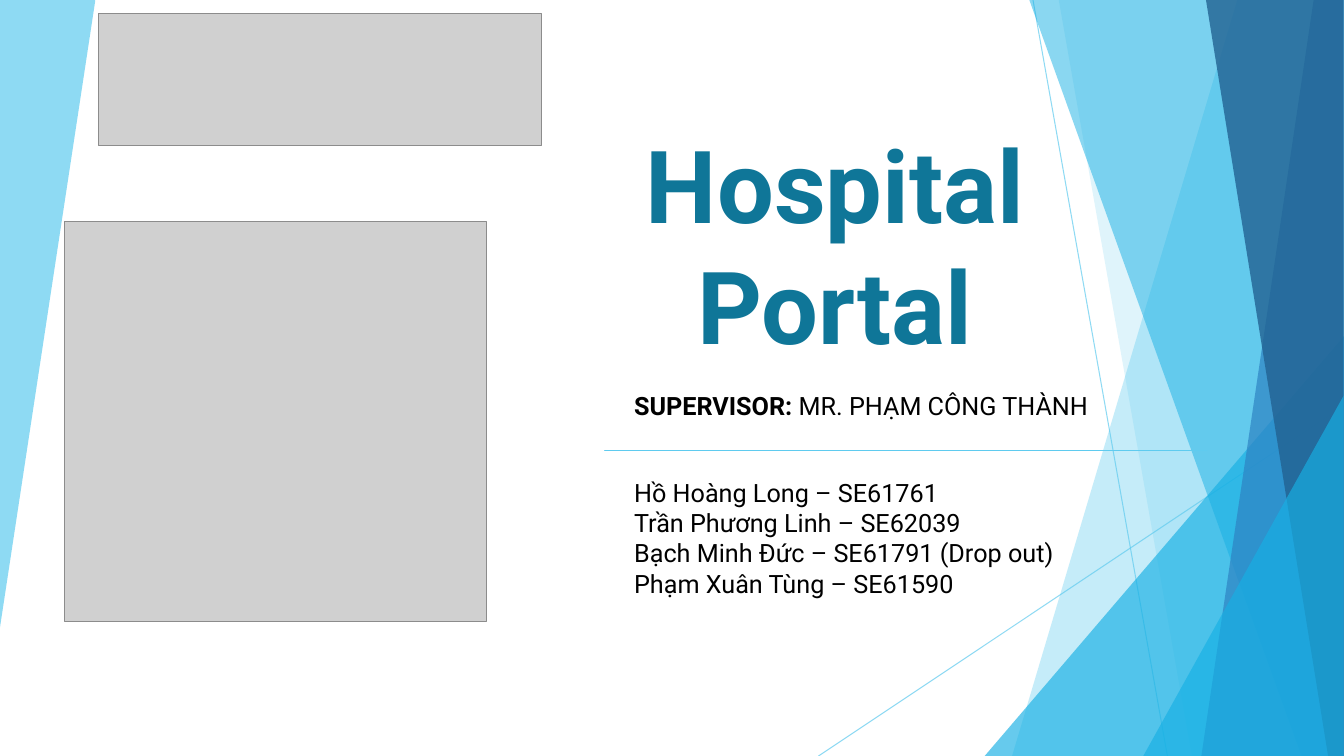
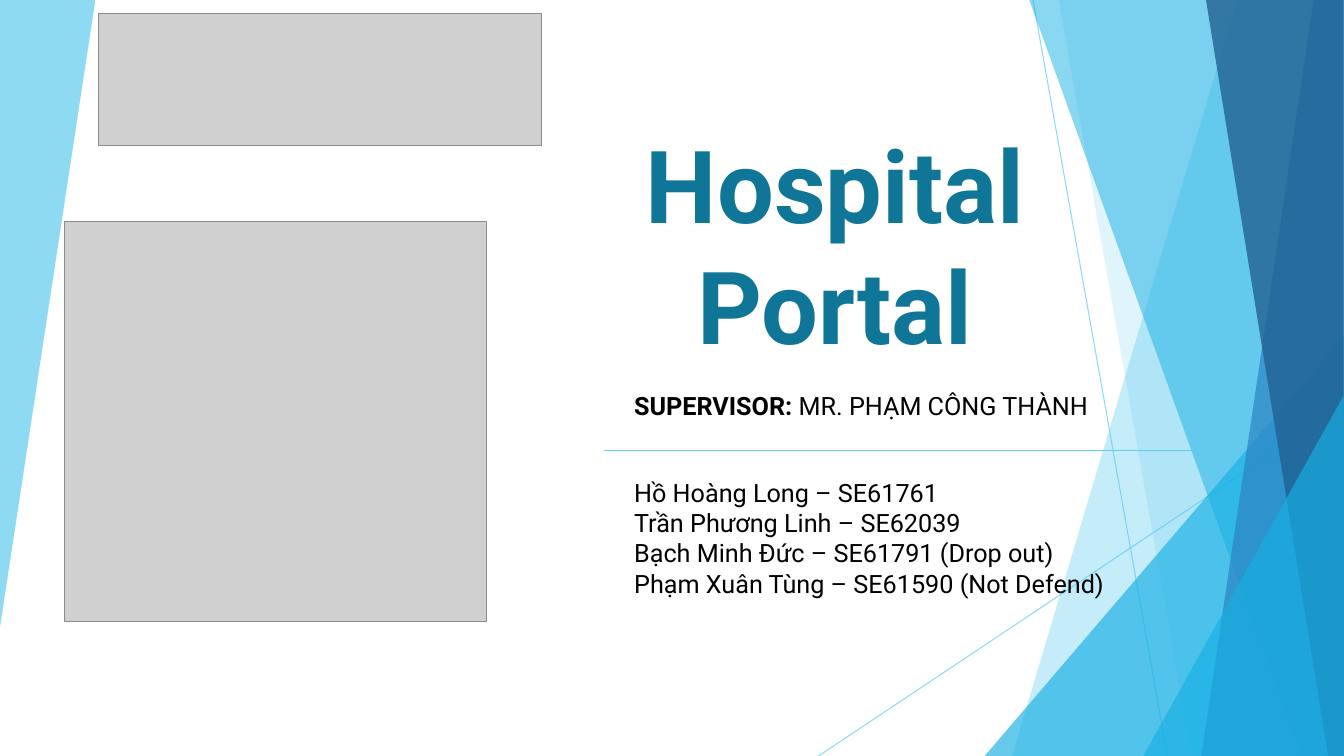
Before and after one commit to linhmimoza/Hospital_PortalExtra, a slide deck: slide 1 of Hospital.pptx. Drawn at 1344x756 pixels with LibreOffice and Linux fonts; fonts in the diff are those of the drawing; grey boxes stand for pictures. Boxes give left, top, right and bottom in pixels: in the first picture for what was removed or moved away, otherwise in the second. Text is boxed around its words. In the diff, an @@ line names an element or a change of style, - is before the commit and + after.

```diff
--- a/Hospital.pptx
+++ b/Hospital.pptx
@@ text at <box>634,570,1104,599</box>: text changed @@
-Phạm Xuân Tùng – SE61590
+Phạm Xuân Tùng – SE61590 (Not Defend)
```
Also in this commit, not shown: 2 other slides changed, 13 other files.
